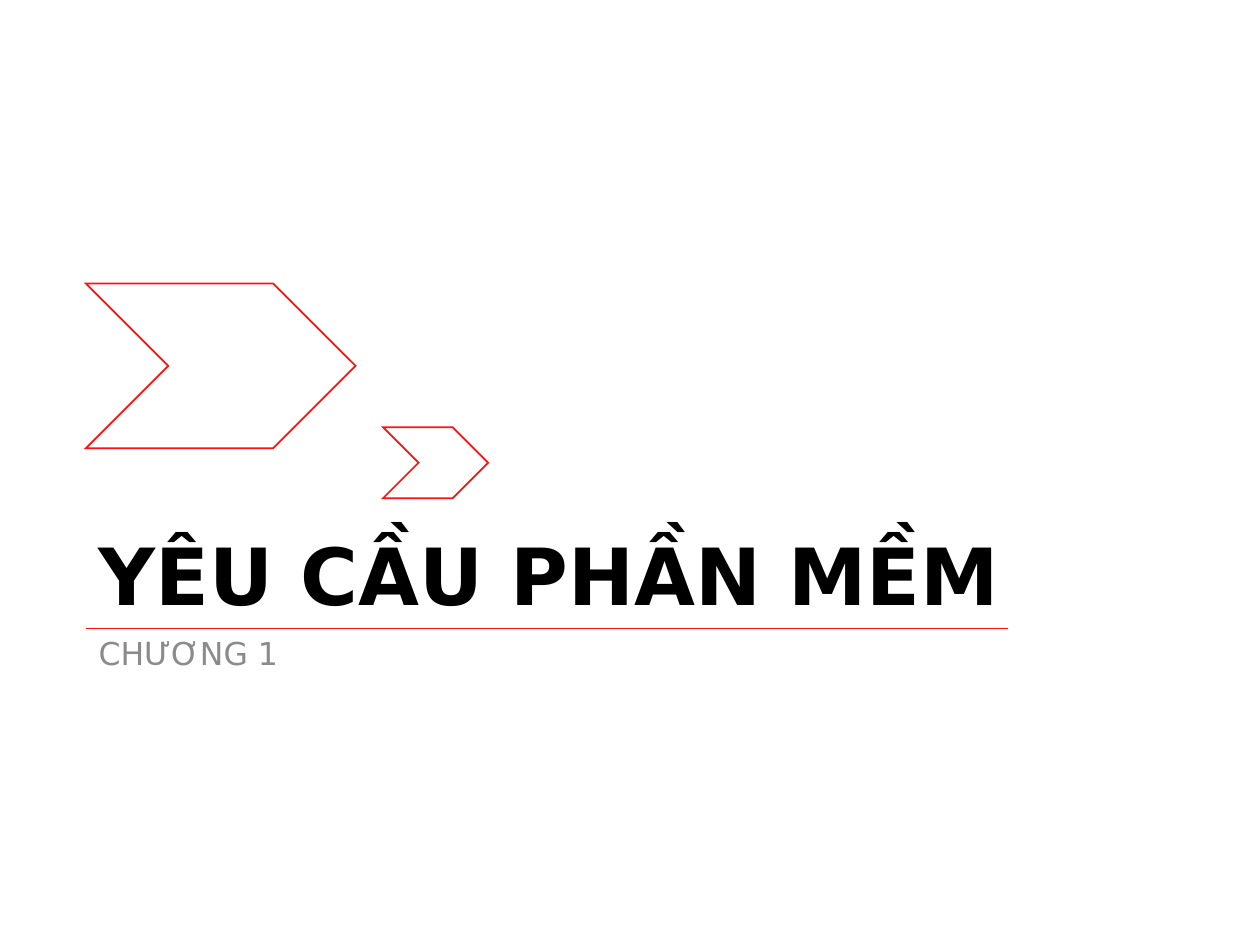
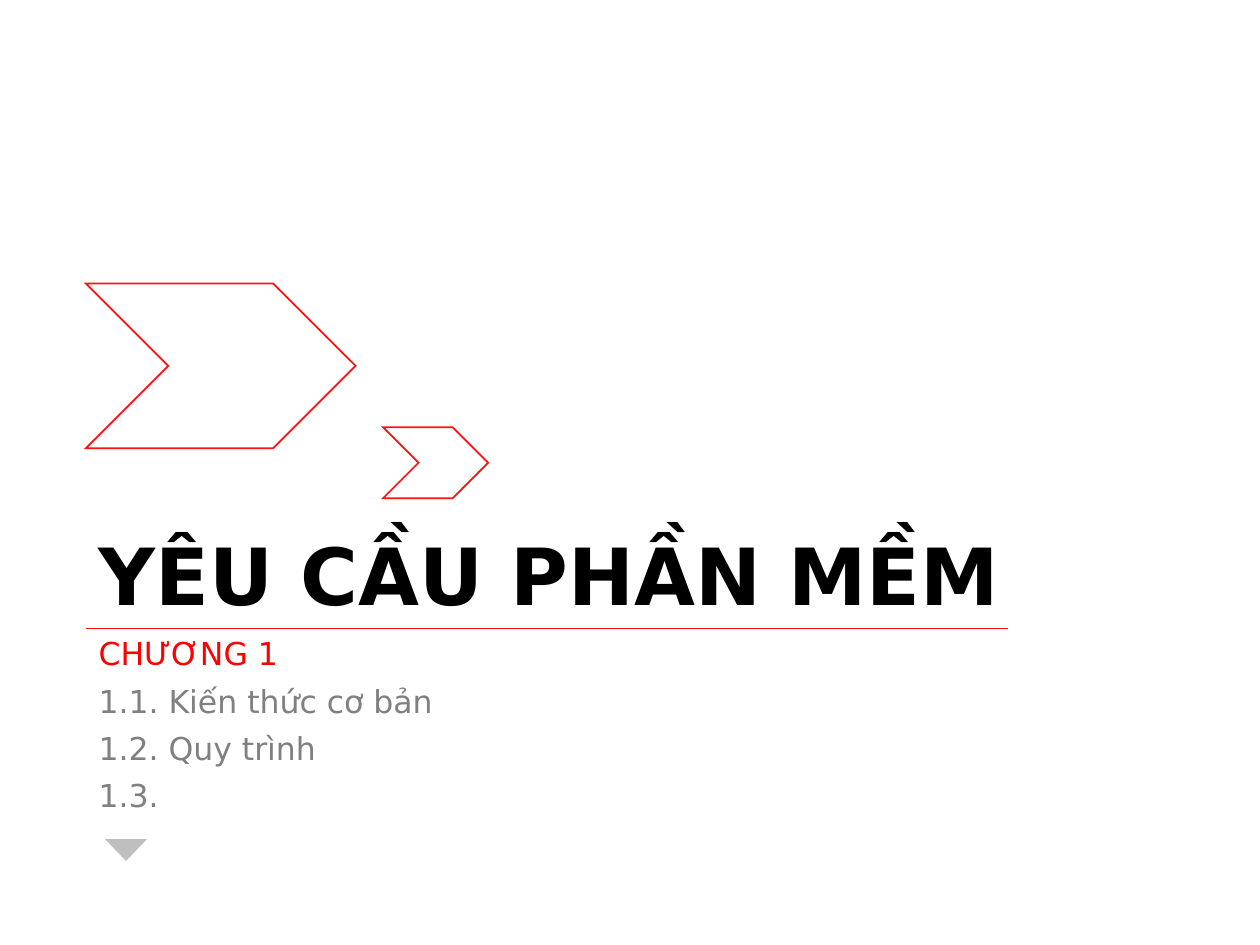
Before and after one commit to riverspart/uet-adv-sw-engineering, a slide deck: slide 2 of slide/release/chapter_1/slide.pptx. Drawn at 1260x945 pixels with LibreOffice and Linux fonts; fonts in the diff are those of the drawing. Boxes give left, top, right and bottom in pixels: in the first picture for what was removed or moved away, otherwise in the second. Text is boxed around its words. In the diff, an @@ line names an element or a change of style, - is before the commit and + after.

```diff
--- a/slide/release/chapter_1/slide.pptx
+++ b/slide/release/chapter_1/slide.pptx
@@ text at (99,641,278,666): text colour #8C8C8C to #FF0000 in "CHƯƠNG 1" @@
@@ text at (99,687,432,808): paragraphs added @@
+1.1. Kiến thức cơ bản
+1.2. Quy trình
+1.3.
@@ triangle added at (105,839,146,861), fill #BFBFBF @@
```
Also in this commit, not shown: 3 other slides changed, 6 slides added.
